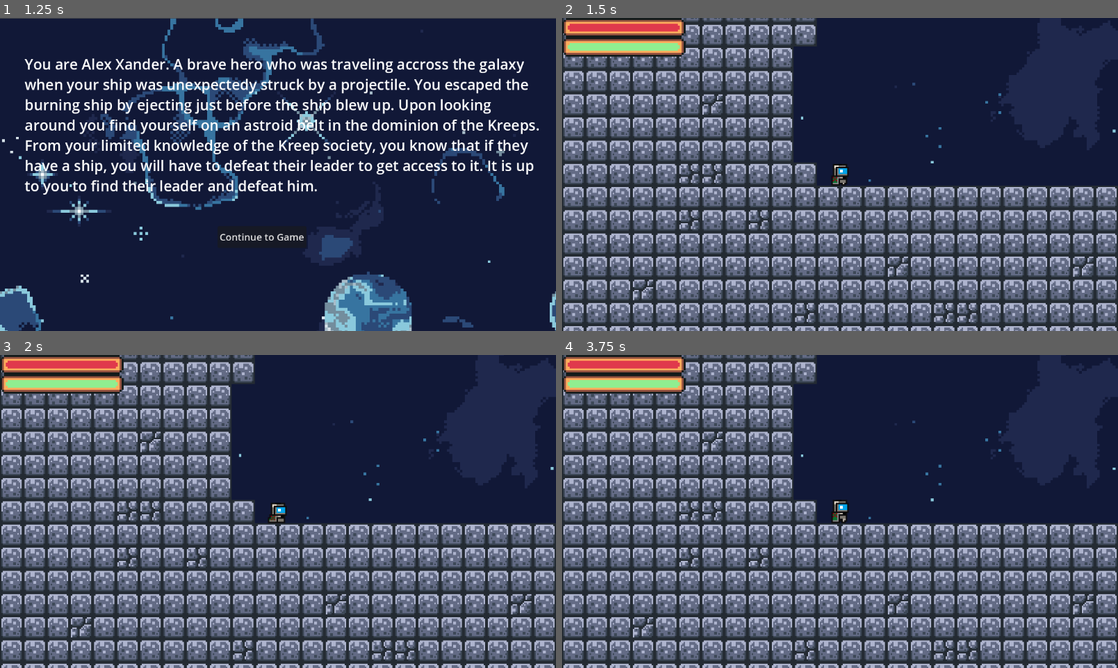
Above: before the commit, frames 1-4 (two rows, left to right).
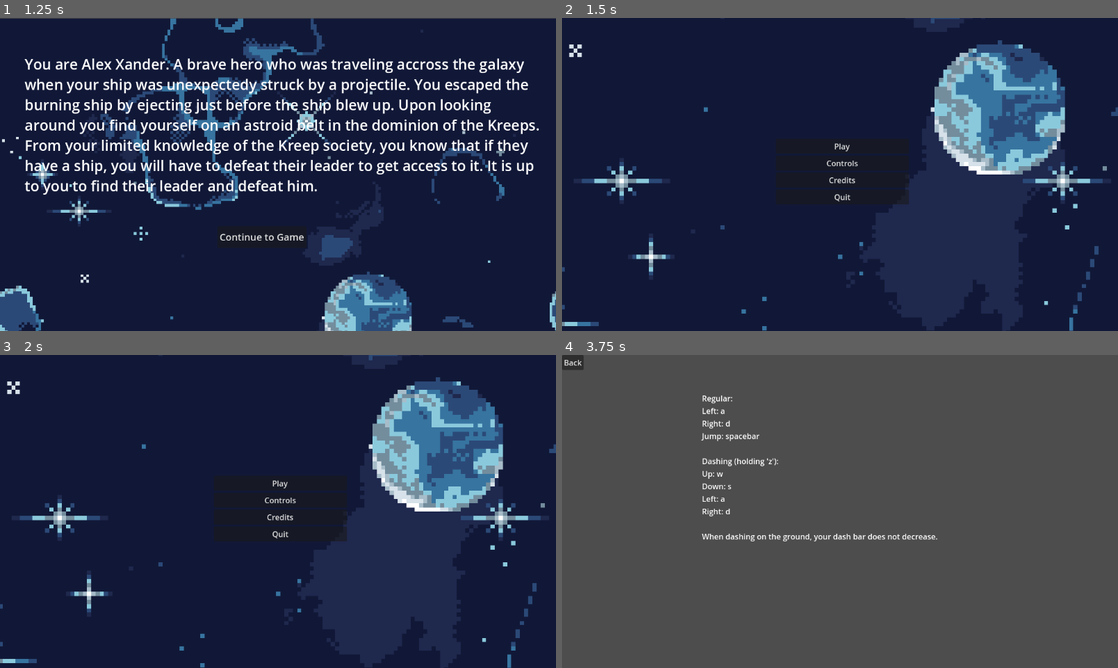
Above: after the commit, the same moments.

Repository: Nikman800/Lab_4_Game
Game: Godot game, scene res://scenes/mainmenu.tscn
Two runs of this game, one before a commit and one after it. Both use one fixed random seed, a clock stepped at 60 frames per second and the inputs below.
Inputs (mouse positions are in pixels of both pictures, inside the frame that each line leads up to):
- Up to frame 1 (1.25 s): click "Play" at 0.5 s
- Up to frame 2 (1.5 s): click "Continue to Game" at 1.25 s
- Up to frame 3 (2 s): no input
- Up to frame 4 (3.75 s): click (840, 483) at 2 s, where only the run after the commit has a clickable "Play"; click (823, 574) at 2.75 s, where only the run after the commit has a clickable "Continue to Game"; click (840, 498) at 3.5 s, where only the run after the commit has a clickable "Controls"

Frame 1 is identical in both runs. In frame 2, 65% of the frame differs, in the area x 0-100%, y 0-100%; in frame 3, 65%; in frame 4, 90%.

Commit message:
Added conclusion

Diff:
--- /dev/null
+++ b/scenes/Conclusion.tscn
@@ -0,0 +1,40 @@
+[gd_scene load_steps=3 format=3 uid="uid://co3icnkqihag6"]
+
+[ext_resource type="Script" path="res://scenes/Intro.gd" id="1_6xjyp"]
+[ext_resource type="Texture2D" uid="uid://cbifb0nfs22it" path="res://assets/sprites/blue background.png" id="2_0crw6"]
+
+[node name="Control" type="Control"]
+layout_mode = 3
+anchors_preset = 15
+anchor_right = 1.0
+anchor_bottom = 1.0
+grow_horizontal = 2
+grow_vertical = 2
+
+[node name="back" type="Button" parent="."]
+layout_mode = 2
+offset_left = 451.0
+offset_top = 431.0
+offset_right = 635.0
+offset_bottom = 476.0
+theme_override_font_sizes/font_size = 20
+text = "Continue to Game
+"
+script = ExtResource("1_6xjyp")
+
+[node name="BlueBackground" type="Sprite2D" parent="."]
+z_index = -5
+position = Vector2(580, 583)
+scale = Vector2(5.81875, 5.81875)
+texture = ExtResource("2_0crw6")
+
+[node name="RichTextLabel" type="RichTextLabel" parent="."]
+layout_mode = 0
+offset_left = 51.0
+offset_top = 74.0
+offset_right = 1137.0
+offset_bottom = 386.0
+theme_override_font_sizes/normal_font_size = 30
+text = "Upon defeating the leader of the Kreeps you find the controller on his suit and use it to open the blue door that was closed before you. Beyond the door lies a magnificant ship that is far greater than the one you once had. As you set off in your new ship you prepare for your mission that was derailed by your previous misfortune. Looking back, although having lost time, you have gained a powerful asset that just might make the deciding difference in the upcoming battle. "
+
+[connection signal="pressed" from="back" to="back" method="_on_pressed"]
--- a/scenes/Intro.gd
+++ b/scenes/Intro.gd
@@ -1,4 +1,4 @@
 extends Control
 
 func _on_pressed():
-	get_tree().change_scene_to_file("res://scenes/levelOne.tscn")
+	get_tree().change_scene_to_file("res://scenes/mainmenu.tscn")
